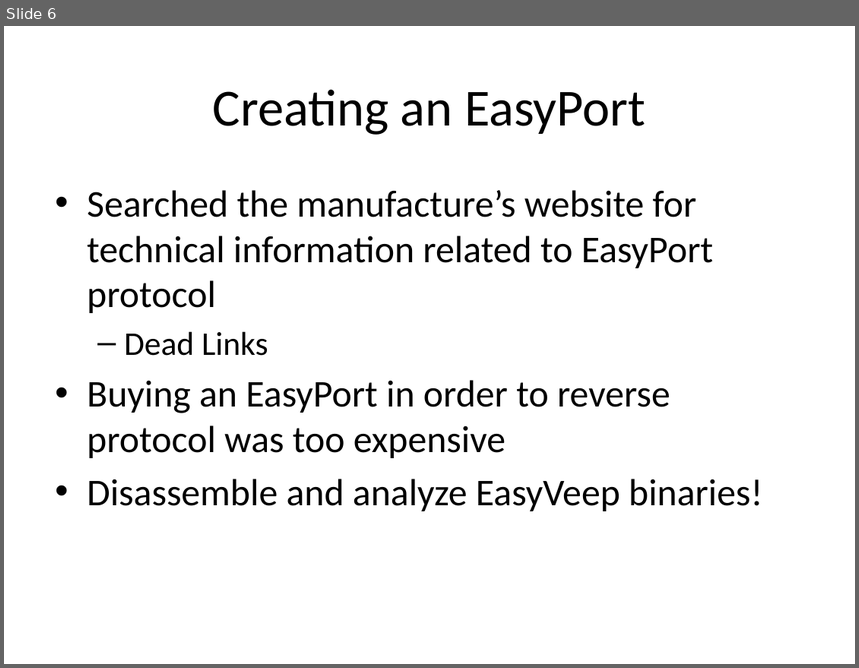
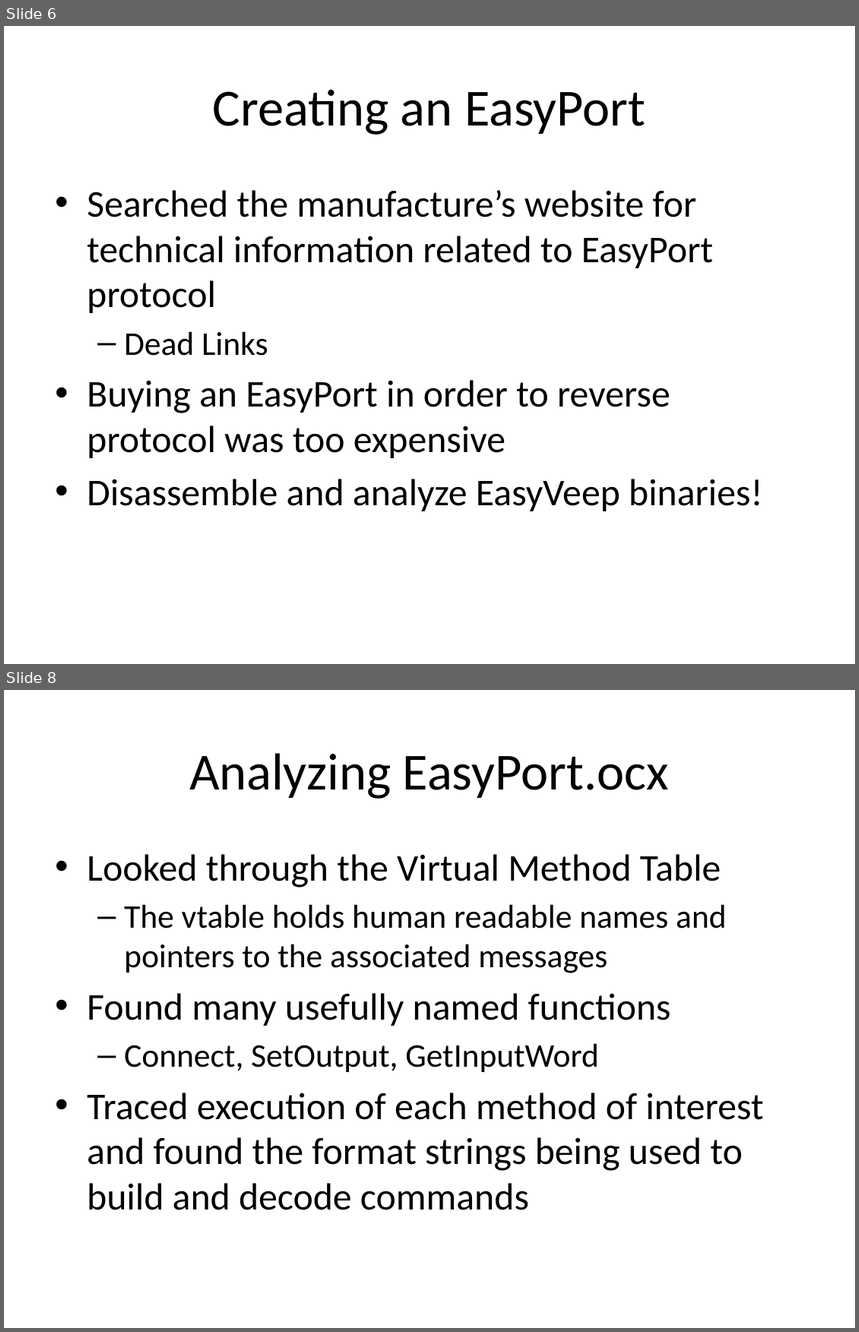
Before and after one commit to benjaminob6/GRP, a slide deck: docs/presentation/Defense.pptx. Shown one above the other, each under a label of ours: slide 6 before the commit, slides 6 and 8 after it; the slides between them are not shown. The pictures are 859x668 and 859x1332 pixels, drawn with LibreOffice and Linux fonts; fonts in the diff are those of the drawing. Boxes give left, top, right and bottom in pixels: in the first picture for what was removed or moved away, otherwise in the second. Text is boxed around its words. In the diff, an @@ line names an element or a change of style, - is before the commit and + after.

```diff
--- a/docs/presentation/Defense.pptx
+++ b/docs/presentation/Defense.pptx
@@ slide 8 added at [4, 690, 855, 1328], background #FFFFFF @@
@@ title added at [189, 753, 669, 799], 44 pt, text #000000 @@
+Analyzing EasyPort.ocx
@@ text added at [87, 854, 764, 1211], 32 pt, text #000000 @@
+• Looked through the Virtual Method Table
+  – The vtable holds human readable names and pointers to the associated messages
+• Found many usefully named functions
+  – Connect, SetOutput, GetInputWord
+• Traced execution of each method of interest and found the format strings being used to build and decode commands
```
Also in this commit, not shown: 1 slide changed, 14 other slides added, 13 other files.
